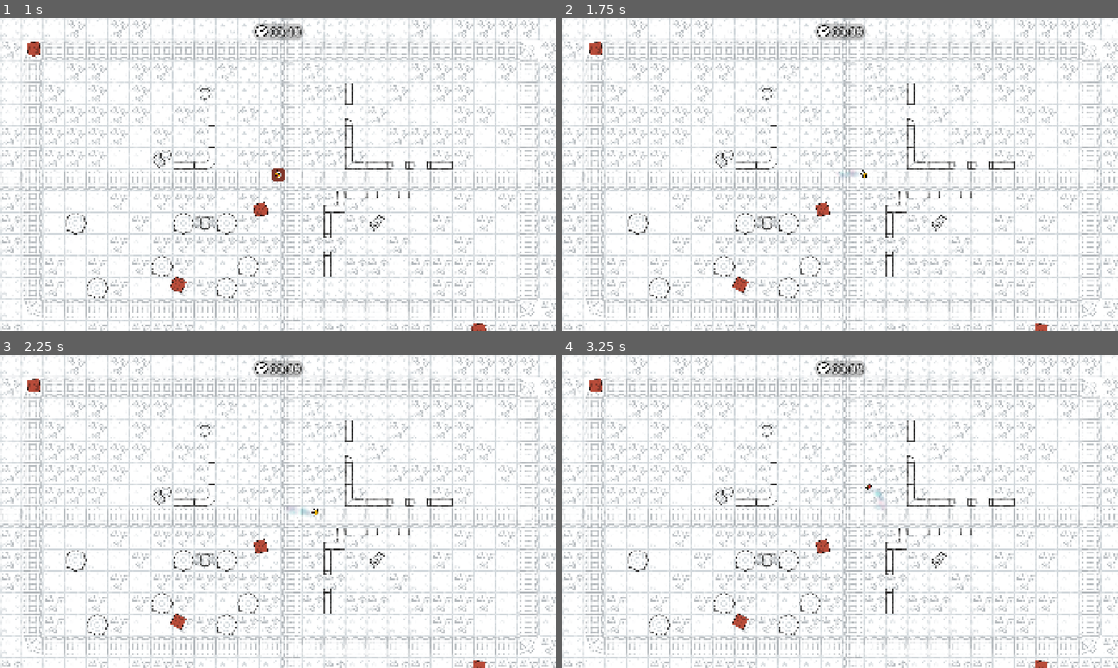
Above: before the commit, frames 1-4 (two rows, left to right).
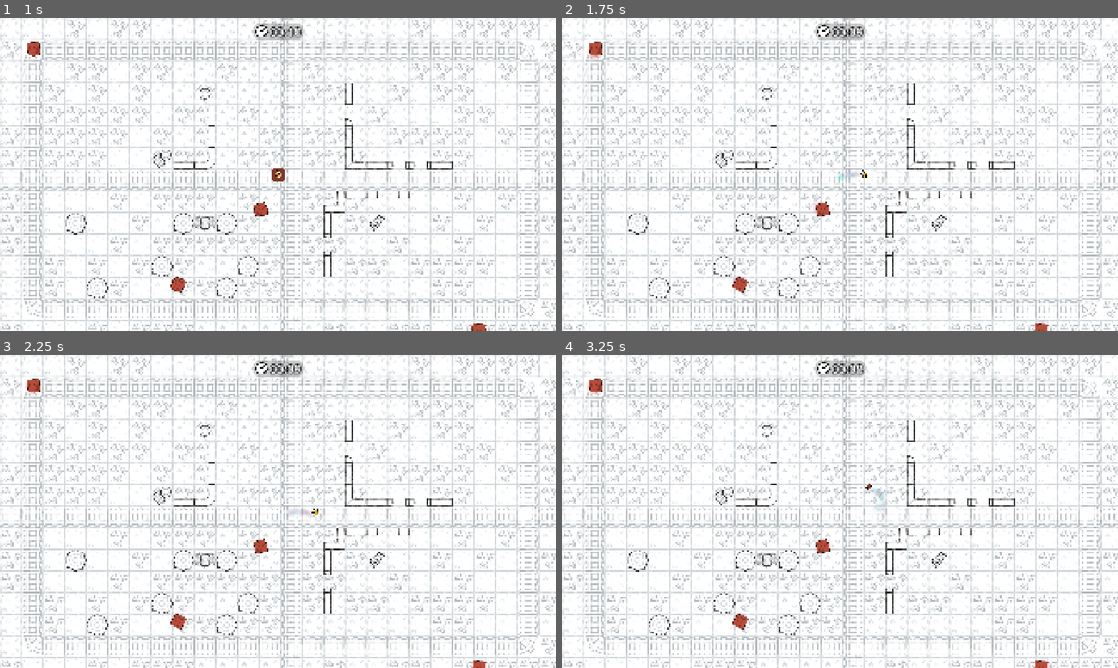
Above: after the commit, the same moments.

Repository: NanoMars/scribble-brawlr
Game: Godot game, scene res://Game/Maps/Map 1.tscn
The game is run twice, just before and just after one commit, with the same random seed, the same clock (stepped at 60 frames per second) and the same inputs. This scene is started directly instead of the project's main scene.
Inputs (mouse positions are in pixels of both pictures, inside the frame that each line leads up to):
- Up to frame 1 (1 s): tap Enter at 0.5 s; move the mouse to (400, 158) at 0.52 s; tap Tab at 0.6 s; click (400, 158) at 0.67 s
- Up to frame 2 (1.75 s): drag from (728, 190) to (845, 174) at 1.27 s
- Up to frame 3 (2.25 s): tap Space at 2 s; move the mouse to (333, 442) at 2.02 s; tap Tab at 2.1 s
- Up to frame 4 (3.25 s): tap Enter at 2.75 s; drag from (812, 574) to (673, 464) at 2.77 s

Frame 1 is identical in both runs. In frame 2, less than 0.1% of the frame differs, in the area x 4-88%, y 11-100%; in frame 3, less than 0.1%; in frame 4, less than 0.1%.

Commit message:
Added highlight to items Highlight only shows if the item is not depleted (no ammo) and if it's not held
Items now despawn
If item is not held and is depleted start a 5 second timer. When that timer is up play some particles and destroy self

Diff:
--- a/Project/Assets/game.tres
+++ b/Project/Assets/game.tres
@@ -159,6 +159,7 @@
 13:7/0/physics_layer_0/polygon_0/points = PackedVector2Array(-52.3208, 57.424, -51.4614, 29.7058, -43.1889, 19.6069, -4 …(278 unchanged characters)…
 13:7/0/physics_layer_0/polygon_1/points = PackedVector2Array(8.11851, -14.5345, 23.0751, -1.11546, 43.7628, -27.6739, 50.612, -40.8134, 52.0099, -51.8561, 30.6233, -58.1463, 27.2686, -44.1681, 8.67764, -15.5129)
 8:8/0 = 0
+8:8/0/physics_layer_0/polygon_0/points = PackedVector2Array(-62, -62, -62, 60.4908, 62, 60.3607, 62, -62)
 
 [resource]
 tile_size = Vector2i(124, 124)
--- a/Project/Game/Items/boomerang.gd
+++ b/Project/Game/Items/boomerang.gd
@@ -37,13 +37,15 @@
 	pass
 
 func _process(delta: float) -> void:
+	super._process(delta)
 	visible = !currently_out if is_held else true
 	if currently_out:
 		usage_time += delta
-		if usage_time >= usage_duration and !currently_out:
-			print("kill boomerang")
 		if holder:
 			holder.ammo_progress = (1 - usage_time / usage_duration) * 100
+		if usage_time >= usage_duration and boomerang_instance and is_instance_valid(boomerang_instance):
+			depleted = true
+
 
 func update_state():
 	super.update_state()
--- a/Project/Game/Items/bow.gd
+++ b/Project/Game/Items/bow.gd
@@ -30,8 +30,12 @@
 		ammo -= 1
 		progress = 0.0
 		holder.ammo_progress = (float(ammo) / float(initial_ammo)) * 100
+		if ammo <= 0:
+			depleted = true
+
 
 func _process(delta: float) -> void:
+	super._process(delta)
 	if ammo <= 0:
 		$Sprite2D.texture = empty_texture
 		return
--- a/Project/Game/Items/item.gd
+++ b/Project/Game/Items/item.gd
@@ -8,7 +8,15 @@
 var remove_holder_distance: float = 100.0
 var holder: Node = null
 
+var depleted: bool = false
+
+@onready var highlight: CPUParticles2D = $ItemHighlightParticle
+@onready var despawn_particles: CPUParticles2D = $DespawnParticles
+
 @export var show_ammo_progress: bool = true
+
+var despawn_duration: float = 5.0
+var despawn_timer: float = 0.0
 
 var holder_player_id: int:
 	get:
@@ -37,6 +45,7 @@
 		collision_mask = 0
 		sleeping = true
 		holder = get_parent().get_parent()
+		highlight.emitting = false
 	else:
 		PhysicsServer2D.body_set_mode(get_rid(), PhysicsServer2D.BODY_MODE_RIGID)
 		collision_layer = 1
@@ -44,9 +53,21 @@
 		sleeping = false
 		holder = null
 
-func _process(_delta):
+		highlight.emitting = true if not depleted else false
+
+func _process(delta):
 	if recent_holder and recent_holder.global_position.distance_to(global_position) > remove_holder_distance:
 		recent_holder = null
+	if not is_held and depleted:
+		despawn_timer += delta
+		if despawn_timer >= despawn_duration:
+			remove_child(despawn_particles)
+			get_tree().get_nodes_in_group("game_root")[0].add_child(despawn_particles)
+			despawn_particles.global_position = global_position
+			despawn_particles.emitting = true
+			queue_free()
+	else:
+		despawn_timer = 0.0
 
 func press(obstacle_distance: float):
 	pass
--- a/Project/Game/Items/item.tscn
+++ b/Project/Game/Items/item.tscn
@@ -1,7 +1,18 @@
-[gd_scene load_steps=8 format=3 uid="uid://bp5jmne6lay2g"]
+[gd_scene load_steps=14 format=3 uid="uid://bp5jmne6lay2g"]
 
 [ext_resource type="Script" uid="uid://j4qxh2r1k0g3" path="res://Game/Items/item.gd" id="1_513kx"]
 [ext_resource type="Texture2D" uid="uid://q8caclgol07n" path="res://Assets/Party Popper.png" id="2_cyddd"]
+[ext_resource type="Texture2D" uid="uid://c4g5i6e06biie" path="res://Assets/Particle 2.png" id="2_s2s0x"]
+[ext_resource type="Texture2D" uid="uid://cl7hrhbku4dnx" path="res://Assets/Particle (2).png" id="4_h0m8x"]
+
+[sub_resource type="Gradient" id="Gradient_h0m8x"]
+offsets = PackedFloat32Array(0, 0.638961, 0.742857, 1)
+colors = PackedColorArray(1, 1, 1, 0, 1, 1, 1, 0.490196, 1, 1, 1, 0.827451, 1, 1, 1, 0)
+
+[sub_resource type="Curve" id="Curve_fl1m2"]
+_limits = [-1.0, 1.0, 0.0, 1.0]
+_data = [Vector2(0, 1), 0.0, 0.0, 0, 0, Vector2(1, 1), 0.0, 0.0, 0, 0]
+point_count = 2
 
 [sub_resource type="ConvexPolygonShape2D" id="ConvexPolygonShape2D_modij"]
 points = PackedVector2Array(-16.0001, -16.9999, 14.9999, -20.0001, 1.00007, 19)
@@ -24,10 +35,36 @@
 _data = [Vector2(0, 1), 0.0, 0.0, 0, 0, Vector2(1, 1), 0.0, 0.0, 0, 0]
 point_count = 2
 
+[sub_resource type="Curve" id="Curve_7yu3d"]
+_limits = [0.0, 100.0, 0.0, 1.0]
+_data = [Vector2(0.0109439, 0), 0.0, 0.0, 0, 0, Vector2(1, 100), 0.0, 0.0, 0, 0]
+point_count = 2
+
+[sub_resource type="Curve" id="Curve_iyr0o"]
+_data = [Vector2(0, 0), 0.0, 0.0, 0, 0, Vector2(0.0998632, 0.793618), 1.96125, 1.96125, 0, 0, Vector2(0.512996, 1), 0.0, 0.0, 0, 0, Vector2(0.923393, 0.803937), -1.63231, -1.63231, 0, 0, Vector2(1, 0), 0.0, 0.0, 0, 0]
+point_count = 5
+
 [node name="RigidBody2D" type="RigidBody2D"]
 linear_damp = 10.0
 angular_damp = 25.0
 script = ExtResource("1_513kx")
+
+[node name="ItemHighlightParticle" type="CPUParticles2D" parent="."]
+amount = 4
+texture = ExtResource("2_s2s0x")
+local_coords = true
+spread = 180.0
+gravity = Vector2(0, 0)
+initial_velocity_max = 19.54
+radial_accel_min = -10.0
+radial_accel_max = 10.0
+damping_min = 13.426
+damping_max = 13.426
+color = Color(1, 0, 0, 1)
+color_ramp = SubResource("Gradient_h0m8x")
+hue_variation_min = -0.1
+hue_variation_max = 0.1
+hue_variation_curve = SubResource("Curve_fl1m2")
 
 [node name="Sprite2D" type="Sprite2D" parent="."]
 rotation = 1.5708
@@ -65,3 +102,24 @@
 hue_variation_min = -1.0
 hue_variation_max = 1.0
 hue_variation_curve = SubResource("Curve_modij")
+
+[node name="DespawnParticles" type="CPUParticles2D" parent="."]
+emitting = false
+texture = ExtResource("4_h0m8x")
+one_shot = true
+explosiveness = 1.0
+emission_shape = 3
+emission_rect_extents = Vector2(32, 8)
+direction = Vector2(0, 0)
+spread = 180.0
+gravity = Vector2(0, 0)
+initial_velocity_min = 200.0
+initial_velocity_max = 300.0
+damping_min = 400.0
+damping_max = 400.0
+damping_curve = SubResource("Curve_7yu3d")
+angle_min = -835.0
+angle_max = 720.0
+scale_amount_min = 0.2
+scale_amount_max = 0.4
+scale_amount_curve = SubResource("Curve_iyr0o")
--- a/Project/Game/Items/sniper.gd
+++ b/Project/Game/Items/sniper.gd
@@ -37,6 +37,8 @@
 		$gunparticles.emitting = true
 		ammo -= 1
 		holder.ammo_progress = (float(ammo) / float(initial_ammo)) * 100
+		if ammo <= 0:
+			depleted = true
 		var dir_to_player = (raycast.get_collision_point()  - raycast.global_position).normalized() * -2000
 		if raycast.is_colliding():
 			var hit = raycast.get_collider()
